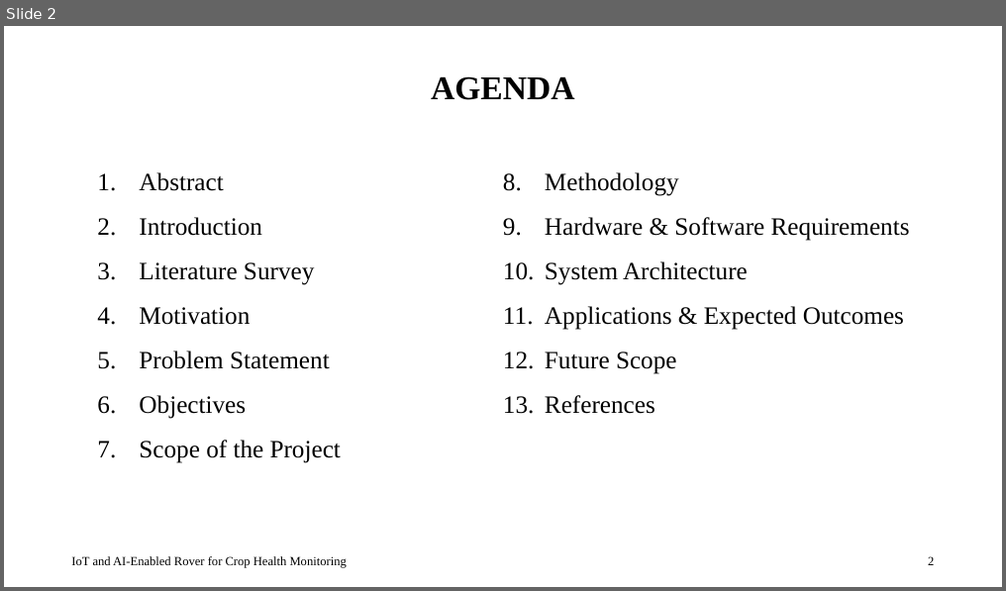
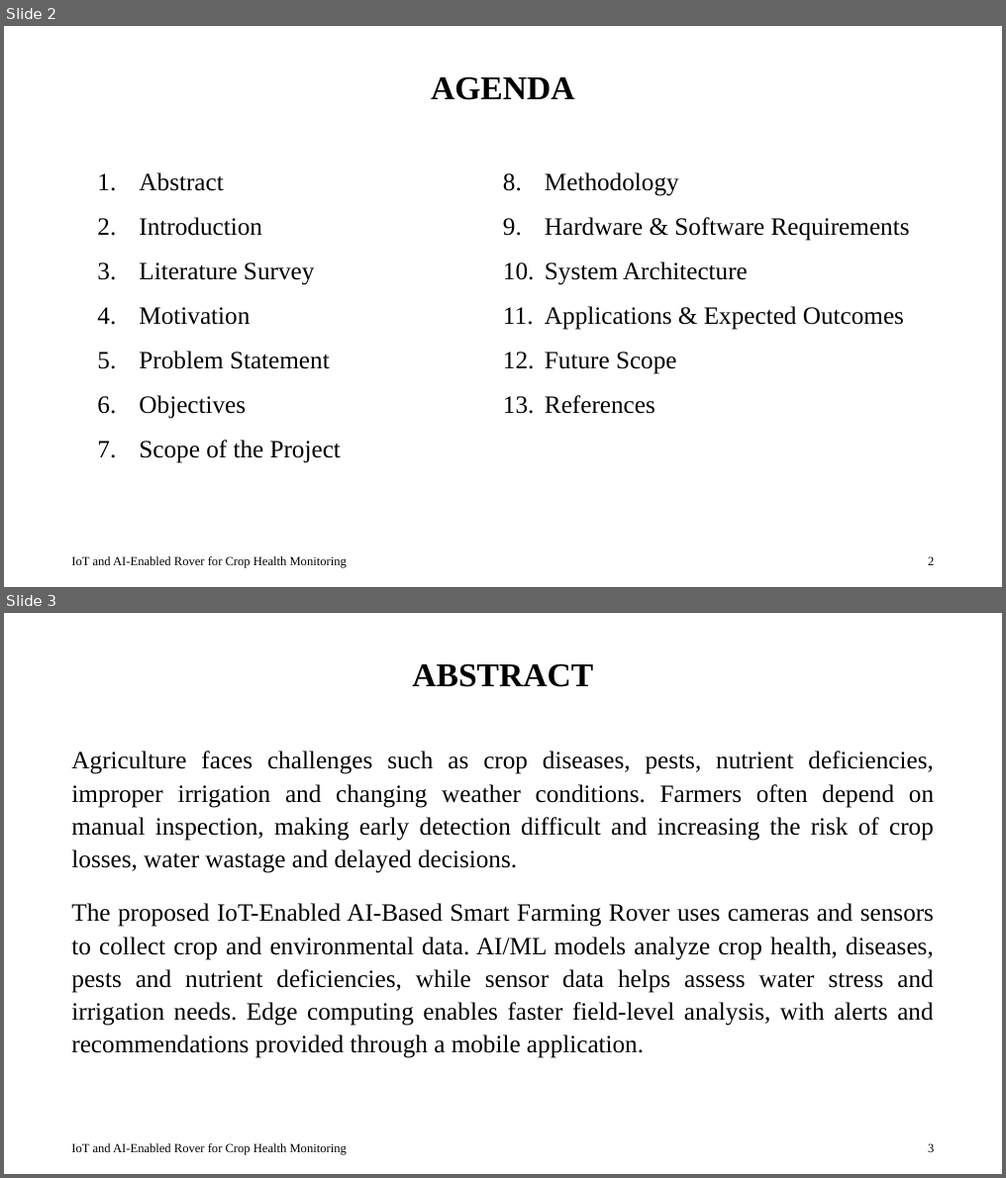
Before and after one commit to shreymusician/mini-project, a slide deck: presentation/Final PPT.pptx. Shown one above the other, each under a label of ours: slide 2 before the commit, slides 2 and 3 after it. The pictures are 1006x591 and 1006x1178 pixels, drawn with LibreOffice and Linux fonts; fonts in the diff are those of the drawing. Boxes give left, top, right and bottom in pixels: in the first picture for what was removed or moved away, otherwise in the second. Text is boxed around its words. In the diff, an @@ line names an element or a change of style, - is before the commit and + after.

```diff
--- a/presentation/Final PPT.pptx
+++ b/presentation/Final PPT.pptx
@@ slide 3 added at [4,613,1002,1174], background #FFFFFF @@
@@ title added at [412,663,593,687], 32 pt, text #000000, bold @@
+ABSTRACT
@@ text added at [71,751,934,1059], 24 pt, text #000000 @@
+Agriculture faces challenges such as crop diseases, pests, nutrient deficiencies, improper irrigation and changing weather conditions. Farmers often depend on manual inspection, making early detection difficult and increasing the risk of crop losses, water wastage and delayed decisions.
+The proposed IoT-Enabled AI-Based Smart Farming Rover uses cameras and sensors to collect crop and environmental data. AI/ML models analyze crop health, diseases, pests and nutrient deficiencies, while sensor data helps assess water stress and irrigation needs. Edge computing enables faster field-level analysis, with alerts and recommendations provided through a mobile application.
@@ text added at [71,1144,347,1156], 12 pt, text #000000 @@
+IoT and AI-Enabled Rover for Crop Health Monitoring
@@ page number added at [928,1144,934,1153], 12 pt, text #000000 @@
+3
```
Also in this commit, not shown: 2 other slides added, 2 slides removed.
